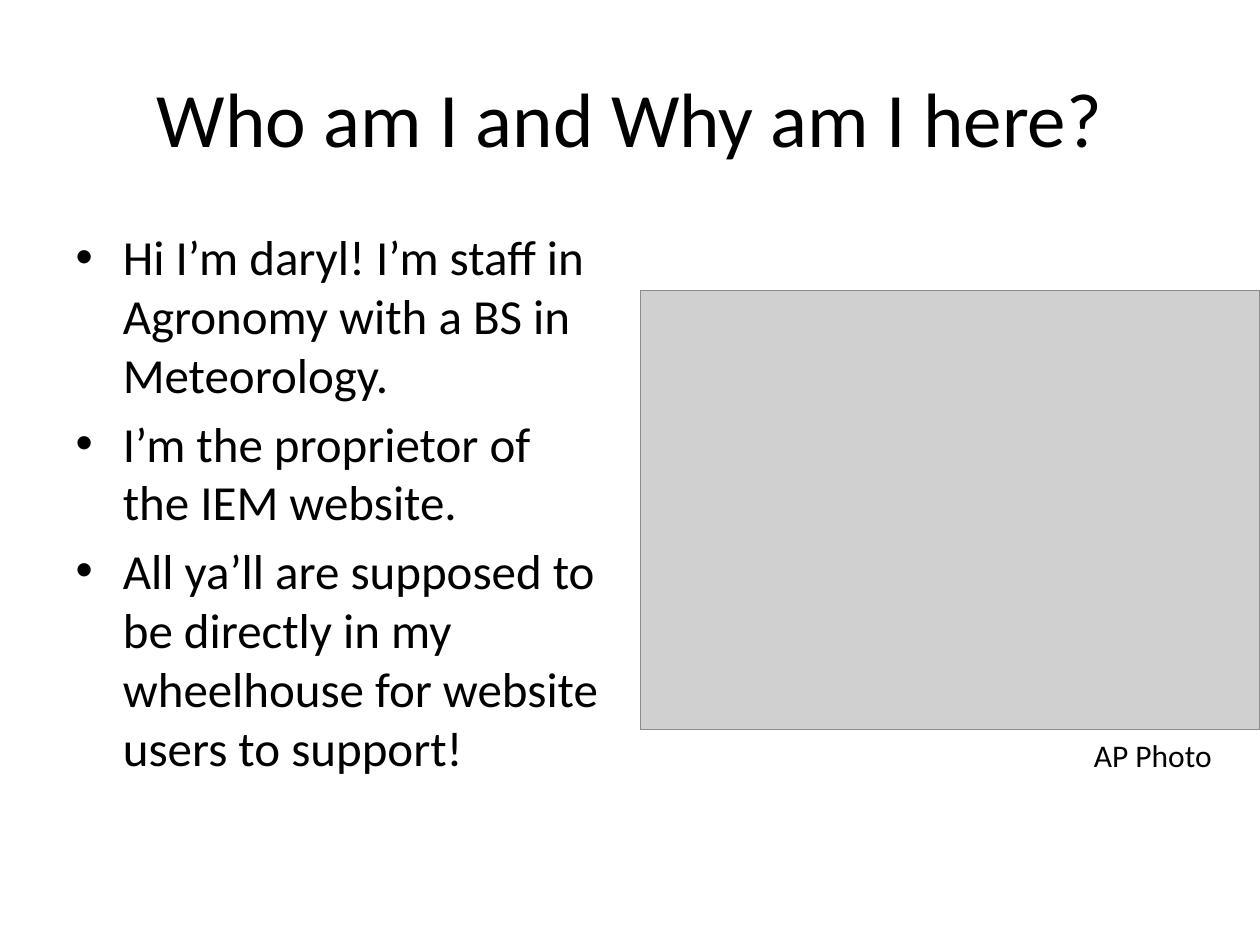
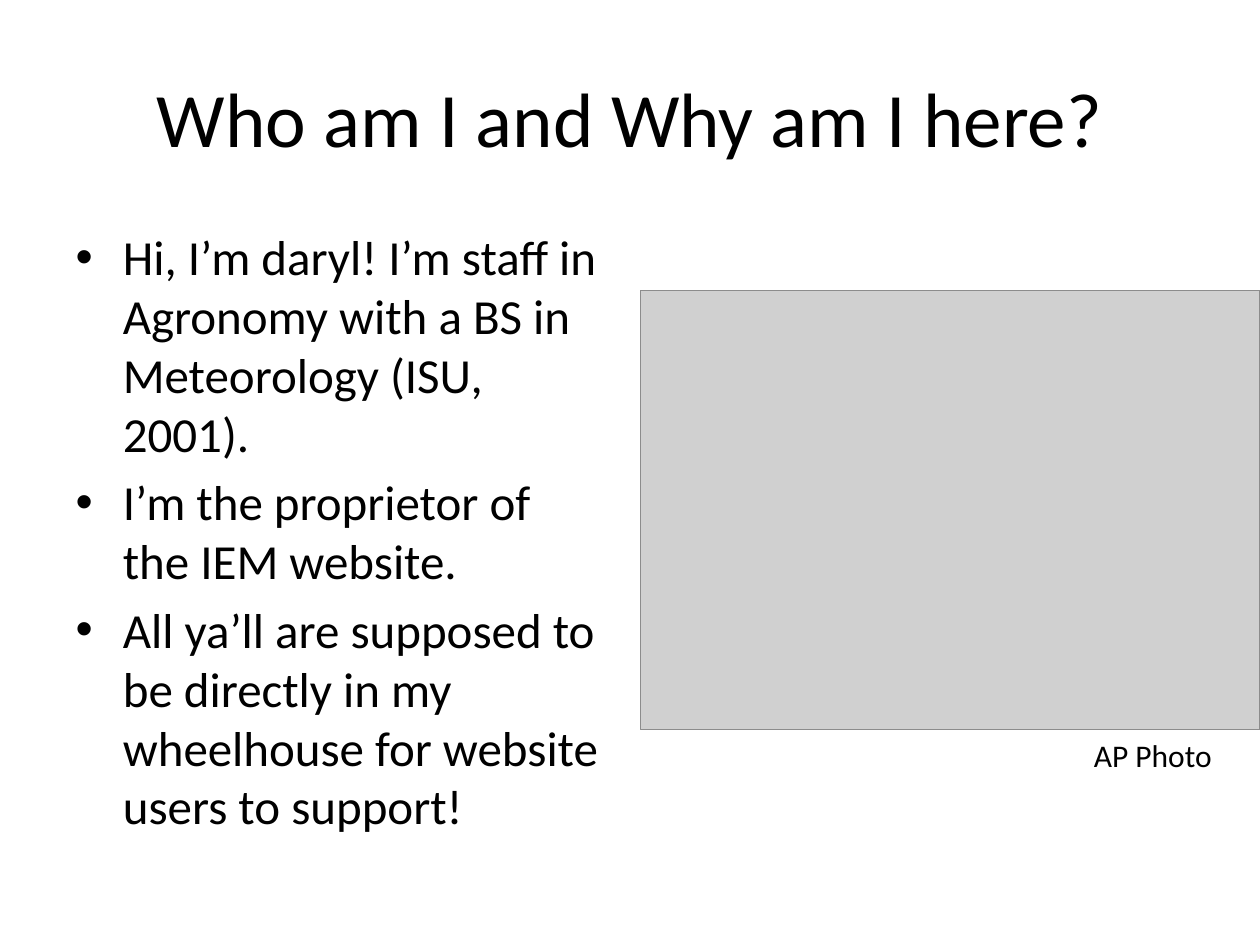
Before and after one commit to akrherz/akrherz, a slide deck: slide 2 of presentations/260825_agron2790/iem.pptx. Drawn at 1260x945 pixels with LibreOffice and Linux fonts; fonts in the diff are those of the drawing; grey boxes stand for pictures. Boxes give left, top, right and bottom in pixels: in the first picture for what was removed or moved away, otherwise in the second. Text is boxed around its words. In the diff, an @@ line names an element or a change of style, - is before the commit and + after.

```diff
--- a/presentations/260825_agron2790/iem.pptx
+++ b/presentations/260825_agron2790/iem.pptx
@@ text at <box>123,240,596,459</box>: text changed @@
-• Hi I’m daryl! I’m staff in Agronomy with a BS in Meteorology.
+• Hi, I’m daryl! I’m staff in Agronomy with a BS in Meteorology (ISU, 2001).
```
Also in this commit, not shown: 1 other slide changed, 1 slide added, 1 slide removed, 1 other file.
